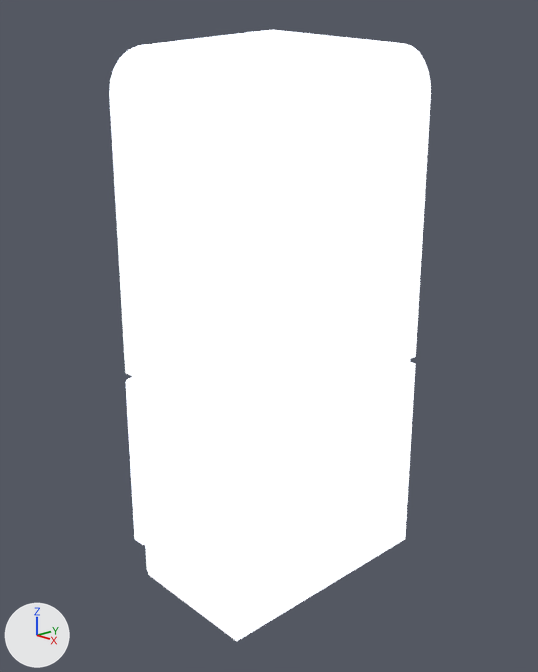
The Blender file maps/New styles/Dimensional/Andrea/Fridge UV.blend as it was, and as the next commit left it.
The view is the same before and after, from a 50 mm lens placed at (3.97, -3.77, 3.48), pointed at (-0.03, -0.02, 1.87). The axes (+X, +Y, +Z) are drawn at lower left. The lights are the same throughout.
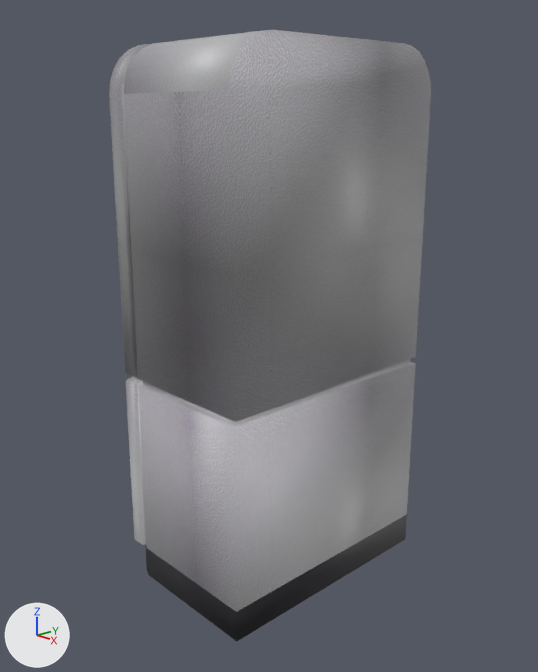
Location of each change, [x1, y1, x2, y2] in pixels of the pictures (538 x 672 px; the box of a moved part takes in the faces that stretch with it):
'Cube.005', surface changed (white to grey): [109, 30, 431, 641] in both
part 1 of me_cube_033, moved or reshaped: [126, 362, 414, 429] in both
part 2 of me_cube_033, surface changed (white to grey): [109, 30, 431, 641] in both

Edits to the bpy script that builds the scene:
```text
Add img_fridge_texture_png:
    img_fridge_texture_png = load_image('Fridge Texture.png', 'Fridge Texture.png', 1024, 1024, 'sRGB')
Change mat_white_005:
    remove mat_white_005.base_color = (0.597, 0.708, 0.973)  # blue #cbdbfc
    add mat_white_005.texture = img_fridge_texture_png
    remove mat_white_005.emission_strength = 1.0
Change me_cube_033:
    used by ob_cube_005; location = (0.0, 0.0, 1.975)
    remove me_cube_033.from_pydata(...)  # 517 vertices, 493 faces; spans x -0.74..0.64, y -0.95..0.95, z -1.98..1.98
    add me_cube_033.from_pydata(...)  # 516 vertices, 495 faces; spans x -0.74..0.64, y -0.95..0.95, z -1.98..1.98
    me_cube_033 part 1
    2 vertices are removed from x -0.68, y -0.45, z -1.11..-1.04
    9 faces are deleted
    16 vertices in x -0.47..-0.42, y -0.91..0.91, z -0.39..-0.33 move by (-0.02, 0.0, 0.0)
    6 vertices move from x -0.68..-0.49, y -0.46..0.93, z -1.74..-0.39 to x -0.68..-0.48, y -0.46..0.93, z -1.74..-0.39
    3 vertices are added at (-0.68, -0.46, -1.04), (-0.68, -0.46, -1.11), (-0.49, 0.93, -0.33)
    3 new faces join them, mat_white_005 (picture img_fridge_texture_png), smooth
    7 new faces join them, mat_chrome (picture img_fridge_texture_png), smooth
    me_cube_033 part 2: 479 kept faces spanning x -0.74..0.64, y -0.95..0.95, z -1.98..1.98 get new texture (UV) coordinates
```
